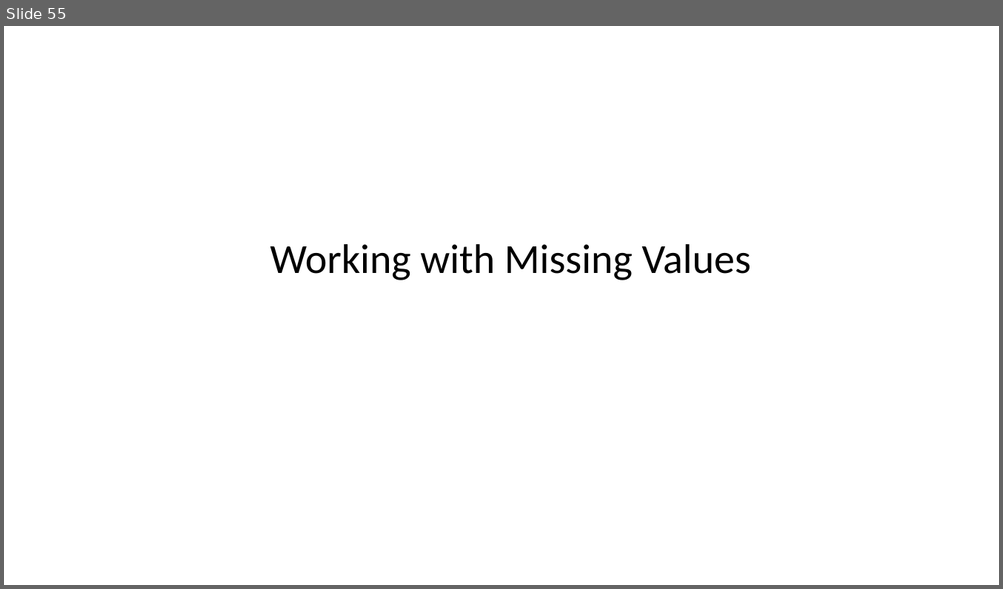
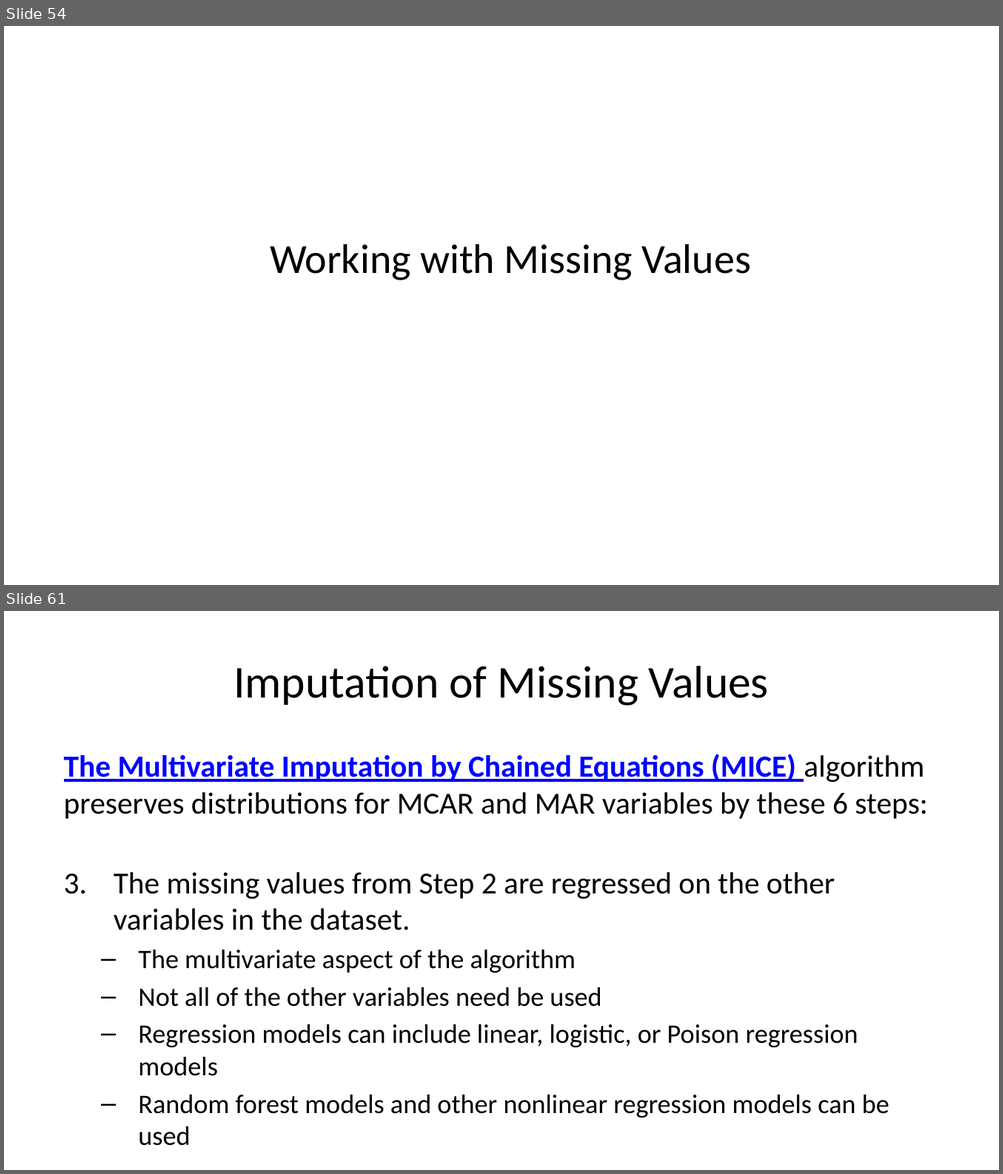
Before and after one commit to StephenElston/CSCI-E-83, a slide deck: LectureSlides/11_ModelsForMessyData.pptx. Shown one above the other, each under a label of ours: slide 55 before the commit, slides 54 and 61 after it; the slides between them are not shown. The pictures are 1003x589 and 1003x1174 pixels, drawn with LibreOffice and Linux fonts; fonts in the diff are those of the drawing. Boxes give left, top, right and bottom in pixels: in the first picture for what was removed or moved away, otherwise in the second. Text is boxed around its words. In the diff, an @@ line names an element or a change of style, - is before the commit and + after.

Commit message:
Added imputation slides

```diff
--- a/LectureSlides/11_ModelsForMessyData.pptx
+++ b/LectureSlides/11_ModelsForMessyData.pptx
@@ slide 61 added at [4,611,999,1170], background #FFFFFF @@
@@ title added at [233,666,768,706], 33 pt, text #000000 @@
+Imputation of Missing Values
@@ text added at [64,754,928,1146], 19.4 pt, text #000000 @@
+The Multivariate Imputation by Chained Equations (MICE) algorithm preserves distributions for MCAR and MAR variables by these 6 steps:
+3. The missing values from Step 2 are regressed on the other variables in the dataset.
+  – The multivariate aspect of the algorithm
+  – Not all of the other variables need be used
+  – Regression models can include linear, logistic, or Poison regression models
+  – Random forest models and other nonlinear regression models can be used
@@ what was slide 55 is now slide 54 @@
```
Also in this commit, not shown: 4 slides changed, 7 other slides added, 1 slide removed.
